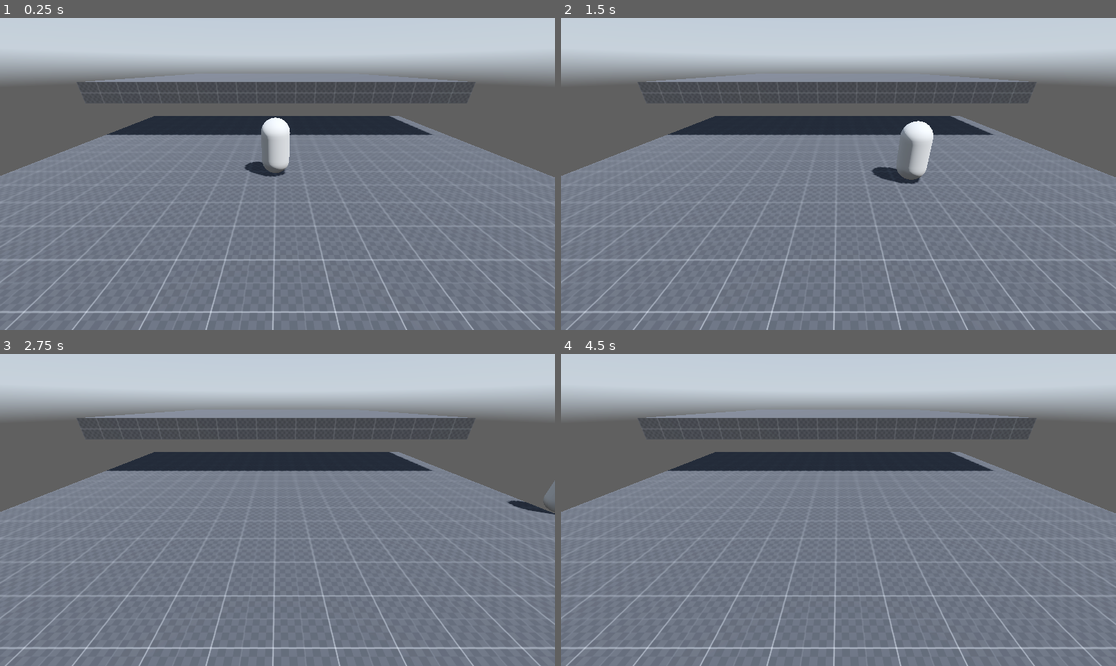
Above: before the commit, frames 1-4 (two rows, left to right).
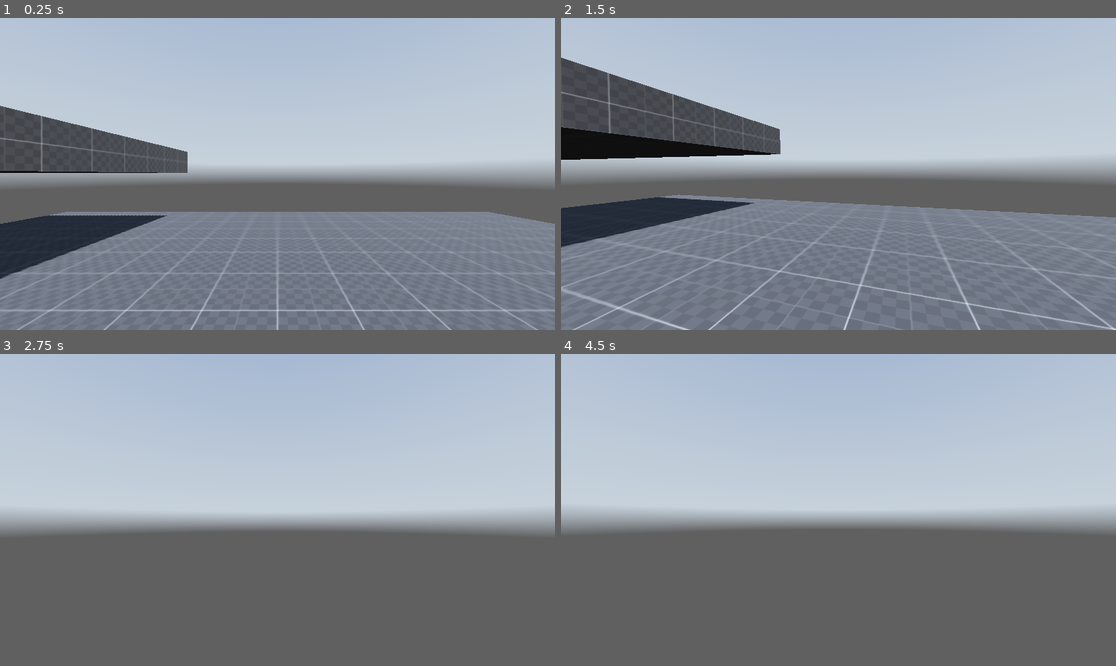
Above: after the commit, the same moments.

Repository: minty26/Godot-3d-Game
Game: Godot game, scene res://scenes/main.tscn
Same seed, same stepped clock (60 frames per second), same inputs: the game is played once before the commit and once after it. A sky picture missing from this copy of the repository is replaced by a grey-blue gradient.
Inputs (mouse positions are in pixels of both pictures, inside the frame that each line leads up to):
- Up to frame 1 (0.25 s): no input
- Up to frame 2 (1.5 s): tap Enter (ui_accept) at 0.5, 0.77 s; move the mouse to (866, 174) at 0.52 s; hold Ctrl (crouch) 0.53-1.28 s; hold W (forward) from 0.53 s (still down); move the mouse to (810, 174) at 1.27 s; tap Ctrl (crouch) at 1.35 s
- Up to frame 3 (2.75 s): keep holding W (forward); tap Enter (ui_accept) at 1.52 s; move the mouse to (288, 503) at 2.02 s; hold Shift (sprint) from 2.03 s (still down); tap Ctrl (crouch) at 2.3 s
- Up to frame 4 (4.5 s): keep holding W (forward); move the mouse to (832, 516) at 2.77 s; release Shift (sprint) at 2.78 s; tap Ctrl (crouch) at 2.85 s; tap Enter (ui_accept) at 3.02, 3.5, 3.77, 4.25 s; move the mouse to (877, 513) at 3.52 s; hold Ctrl (crouch) 3.53-4.28 s; move the mouse to (794, 506) at 4.27 s; tap Shift (sprint) at 4.35 s

The runs differ from the first frame. In frame 1, 51% of the frame differs, in the area x 0-100%, y 13-100%; in frame 2, 48%; in frame 3, 87%, in the area x 0-100%, y 0-100%; in frame 4, 86%.

Commit message:
added lerping
definitely fixed being extra tall when coming out of a crouch

Diff:
--- a/scenes/main.tscn
+++ b/scenes/main.tscn
@@ -50,4 +50,3 @@
 
 [node name="Camera3D" type="Camera3D" parent="."]
 transform = Transform3D(-4.37114e-08, -0.461749, 0.887011, 0, 0.887011, 0.461749, -1, 2.01837e-08, -3.87725e-08, 6.87011, 3.4718, -0.0692646)
-current = true
--- a/scripts/player.gd
+++ b/scripts/player.gd
@@ -33,27 +33,29 @@
 
 func _input(event):
 	if event is InputEventMouseMotion:
-			rotate_y(deg_to_rad(-event.relative.x * mouse_sense))
-			head.rotate_x(deg_to_rad(-event.relative.y * mouse_sense))
-			head.rotation.x = clamp(head.rotation.x,deg_to_rad(-89),deg_to_rad(89))
+		rotate_y(deg_to_rad(-event.relative.x * mouse_sense))
+		head.rotate_x(deg_to_rad(-event.relative.y * mouse_sense))
+		head.rotation.x = clamp(head.rotation.x,deg_to_rad(-89),deg_to_rad(89))
 
 var is_crouching = false
-
-func crouchEaseIn():
-	pass
-
-func crouchEaseOut():
-	pass
+var in_the_process_of_crouching = false
+var in_the_process_of_uncrouching = false
+var t = 0.0
+var current_scale : Vector3
 
 func setCrouch(yes):
 	if yes:
-		crouchEaseIn()
-		player.global_scale(Vector3(1,0.5,1))
+		t = 0.0
+		in_the_process_of_crouching = true
+		in_the_process_of_uncrouching = false
 		is_crouching = true
+		current_scale = player.get_scale()
 	else:
-		crouchEaseOut()
-		player.global_scale(Vector3(1,2,1))
+		t = 0.0
+		in_the_process_of_crouching = false
+		in_the_process_of_uncrouching = true
 		is_crouching = false
+		current_scale = player.get_scale()
 
 
 func _physics_process(delta):
@@ -72,6 +74,25 @@
 	if not raycast.is_colliding() and intendingToStand:
 		setCrouch(false)
 		intendingToStand = false
+
+
+	#do the crouch
+
+	# tweakable
+	var local_crouch_speed = 4.0
+
+	if in_the_process_of_crouching:
+		t += local_crouch_speed * delta
+		player.set_scale(Vector3(1.0,lerp(current_scale.y,0.5,t),1.0))
+	if t >= 1.0:
+		in_the_process_of_crouching = false
+
+	if in_the_process_of_uncrouching:
+		t += local_crouch_speed * delta
+		player.set_scale(Vector3(1.0,lerp(current_scale.y,1.0,t),1.0))
+	if t >= 1.0:
+		in_the_process_of_uncrouching = false
+
 
 	#if raycast.is_colliding():
 	#	current_speed = crouching_speed
